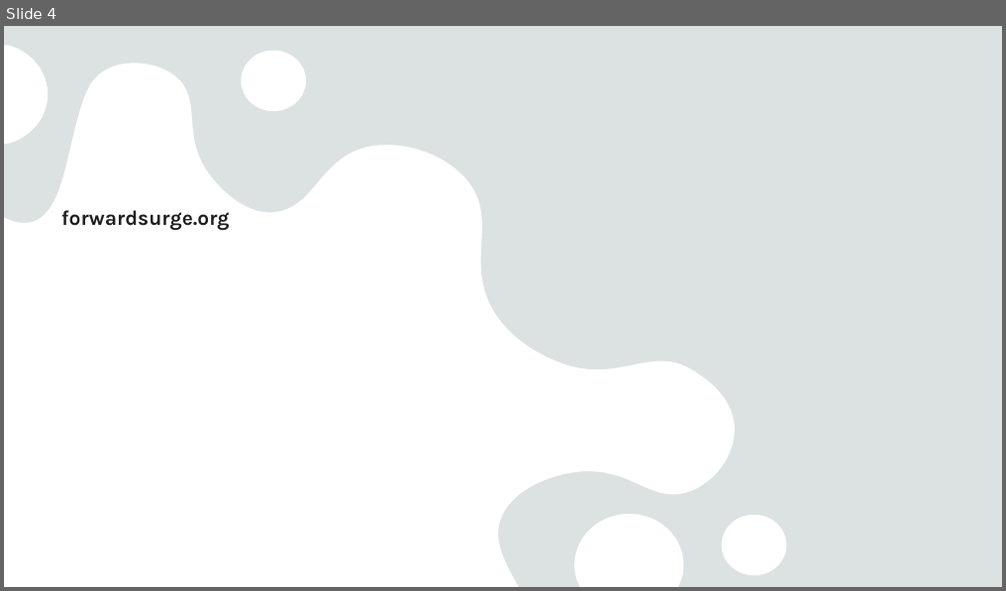
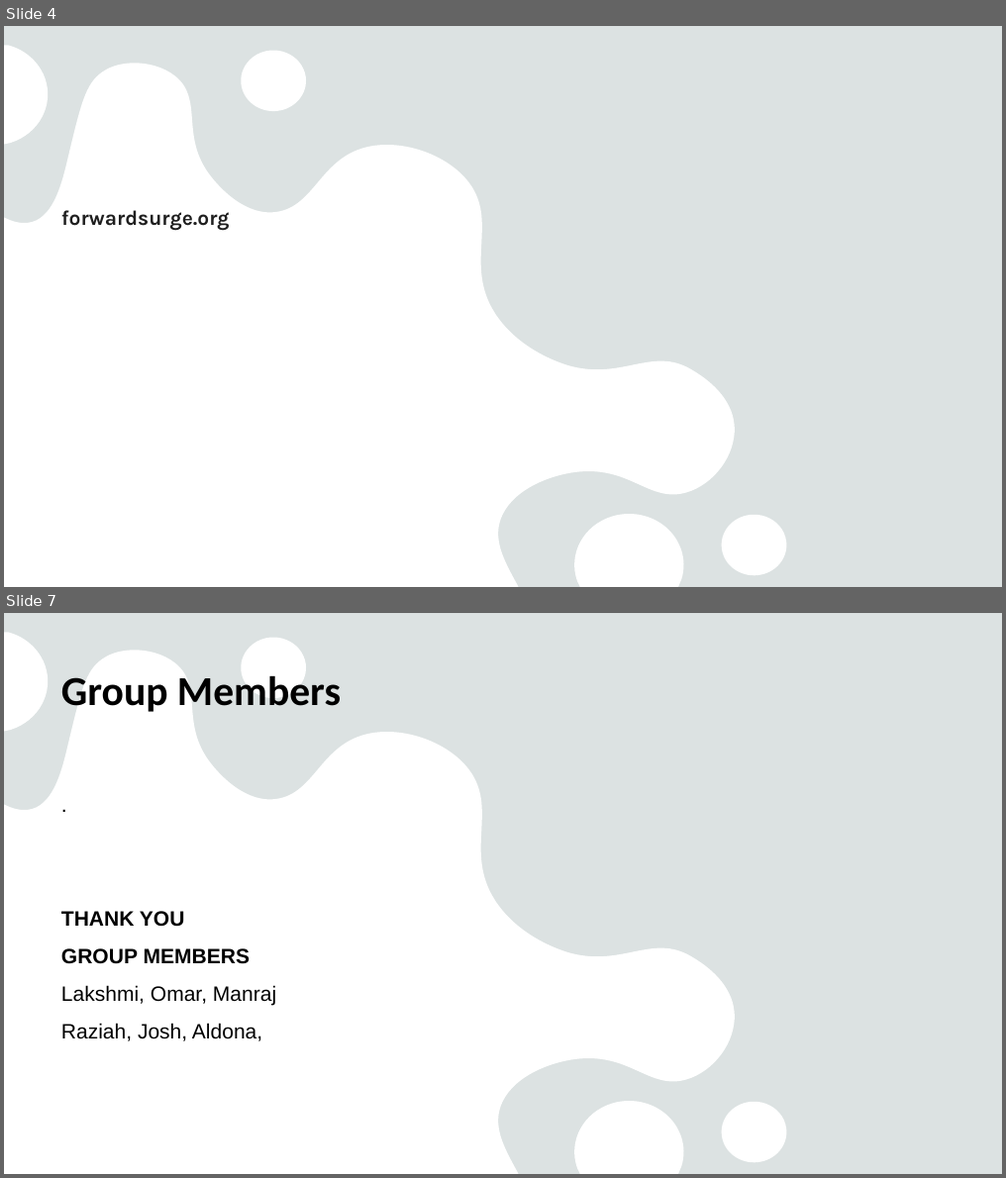
Before and after one commit to RaziahQMwawanga/RaziahBootCamp24, a slide deck: SQL/SQL Presentation.pptx. Shown one above the other, each under a label of ours: slide 4 before the commit, slides 4 and 7 after it; the slides between them are not shown. The pictures are 1006x591 and 1006x1178 pixels, drawn with LibreOffice and Linux fonts; fonts in the diff are those of the drawing; background and template pictures are left out. Boxes give left, top, right and bottom in pixels: in the first picture for what was removed or moved away, otherwise in the second. Text is boxed around its words. In the diff, an @@ line names an element or a change of style, - is before the commit and + after.

```diff
--- a/SQL/SQL Presentation.pptx
+++ b/SQL/SQL Presentation.pptx
@@ slide 7 added at (x1=4, y1=613, x2=1002, y2=1174), background #E2E8E8; not listed: 2 template elements that a slide beside it also shows @@
@@ title added at (x1=61, y1=676, x2=341, y2=712), 39.6 pt, text #000000, bold @@
+Group Members
@@ text added at (x1=61, y1=911, x2=276, y2=1042), 20 pt, text #000000 @@
+.
+THANK YOU
+GROUP MEMBERS
+Lakshmi, Omar, Manraj
+Raziah, Josh, Aldona,
```
Also in this commit, not shown: 4 slides changed, 8 other files.
